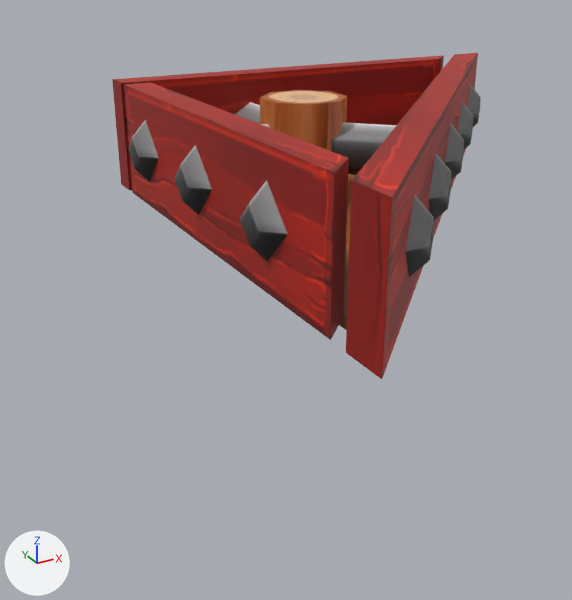
One commit to the FBX model Assets/Art/Models/Obstacles/triangles/triangle_red_03.fbx: the scene before it, then after it.
The view is the same before and after, from a 50 mm lens placed at (-1.42, -2.45, 0.83), pointed at (-0.24, -0.3, -0.24). Lighting does not change. The marker at lower left points along +X, +Y and +Z. Where no turn or scale is listed for an object, it has been applied to the vertices.

Names of what the first picture shows: 'Middle_7', 'wall_52', 'wall_53', 'wall_54'.
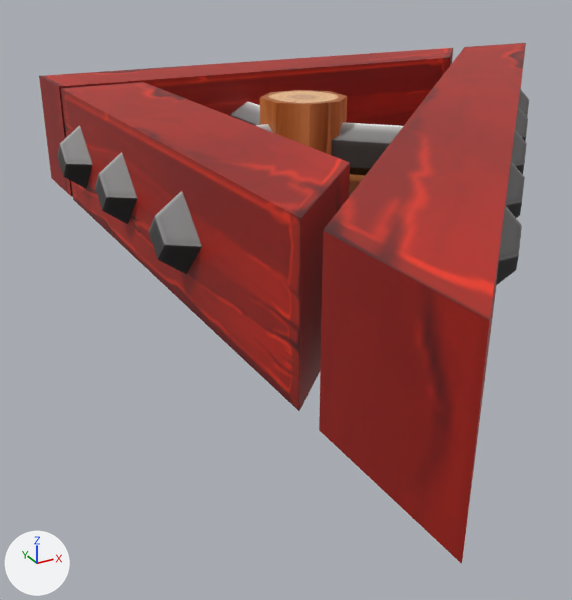
What differs and where, as boxes [x1, y1, x2, y2] in the pictures (572 x 600 px):
'wall_84', added (red)
    after: [319, 43, 529, 564]
'wall_82', added (red)
    after: [58, 82, 350, 411]
'wall_53', no longer drawn (red)
    before: [124, 82, 349, 340]
'wall_54', no longer drawn (red)
    before: [332, 53, 481, 379]
'wall_83', added (red)
    after: [39, 48, 453, 197]
'wall_52', no longer drawn (red)
    before: [112, 55, 444, 191]
'spring_18', added
    after: [331, 122, 403, 176]
'spring_16', added
    after: [230, 101, 260, 125]
'spring_17', added
    after: [255, 124, 273, 132]

The change in detail:
Mesh me_mesh_007 is new.
It has 32 vertices, 21 faces and spans x -1.0..1.02, y -0.22..0.13, z -0.2..0.2.
It uses material mat_m_wood6 (picture img_t_obstacles_png).
Mesh me_mesh_002_1 is new.
It has 12 vertices, 6 faces and spans x 0.008..0.383, y -0.383..-0.008, z 0.107..0.289.
It uses material mat_m_wood6 (picture img_t_obstacles_png).
Mesh me_mesh_003_1 is new.
It has 48 vertices, 31 faces and spans x -1.61..0.89, y -1.4..1.11, z 0.0..0.4.
It uses material mat_m_wood6 (picture img_t_obstacles_png).
Mesh me_mesh_005 is new.
It has 12 vertices, 6 faces and spans x -0.462..-0.091, y -0.079..0.079, z 0.107..0.289.
It uses material mat_m_wood6 (picture img_t_obstacles_png).
Mesh me_mesh_004_1 is new.
It has 32 vertices, 21 faces and spans x -0.15..0.23, y -0.97..0.71, z -0.2..0.2.
It uses material mat_m_wood6 (picture img_t_obstacles_png).
Mesh me_mesh_006 is new.
It has 12 vertices, 6 faces and spans x -0.079..0.079, y 0.091..0.462, z 0.107..0.289.
It uses material mat_m_wood6 (picture img_t_obstacles_png).
Object 'wall_52' (ob_wall_52) now shows nothing instead of me_mesh_004.
Object 'wall_54' (ob_wall_54) now shows nothing instead of me_mesh_002.
Object 'wall_54' (ob_wall_54) turns from (0, 0, 0) to (0, -135, 0) degrees about x, y and z.
Object 'wall_53' (ob_wall_53) now shows nothing instead of me_mesh_003.
Object 'wall_83' (ob_wall_83) is new; it shows me_mesh_007.
Its location is (0.261, 0.668, 0.2).
Object 'spring_18' (ob_spring_18) is new; it shows me_mesh_002_1.
Its location is (0.0, 0.0, 0.0).
Object 'wall_84' (ob_wall_84) is new; it shows me_mesh_003_1.
Its location is (0.872, -0.363, 0.0).
Object 'spring_17' (ob_spring_17) is new; it shows me_mesh_005.
Its location is (0.0, 0.0, 0.0).
Object 'wall_82' (ob_wall_82) is new; it shows me_mesh_004_1.
Its location is (-0.668, -0.307, 0.2).
Object 'spring_16' (ob_spring_16) is new; it shows me_mesh_006.
Its location is (0.0, 0.0, 0.0).
